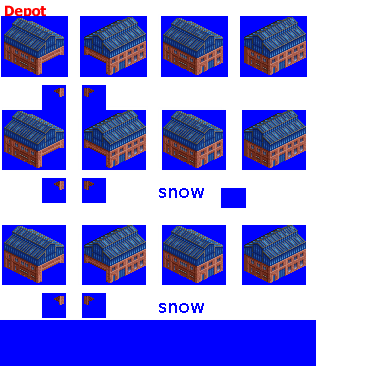
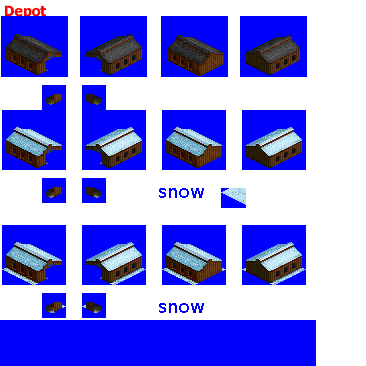
Layers edited between the first and the second 366x366 image:
hid "Industrial Station, CHIPS Factory" over [2, 17, 306, 306]
showed "Narrow Guage", painted on it over [2, 33, 306, 313]
